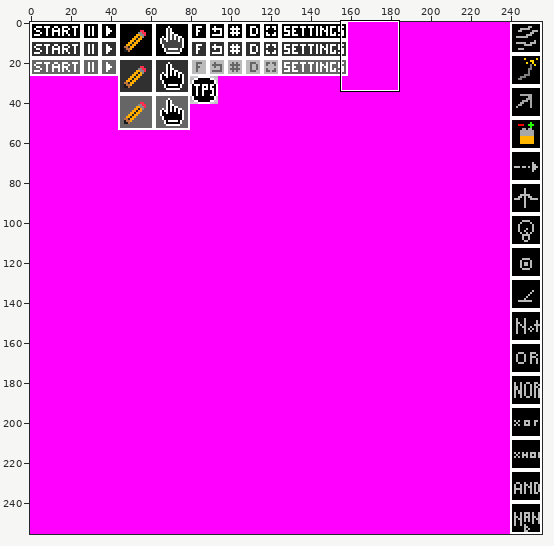
Two states of a sprite sheet, CircuitGrid/res/images/gui_texture.png. The first picture is a wide view before the edit; the outline marks the close-up.
Close-up. Before the commit:
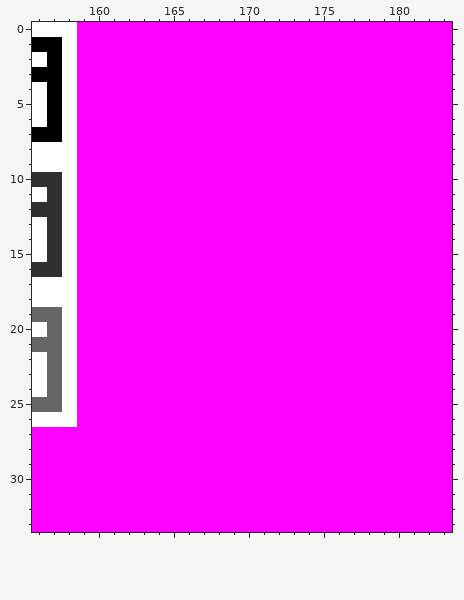
The file is 256x256 pixels. Colours within 5 levels of each other are drawn and written as one. Shown: x 156..183, y 0..33.
Once edited:
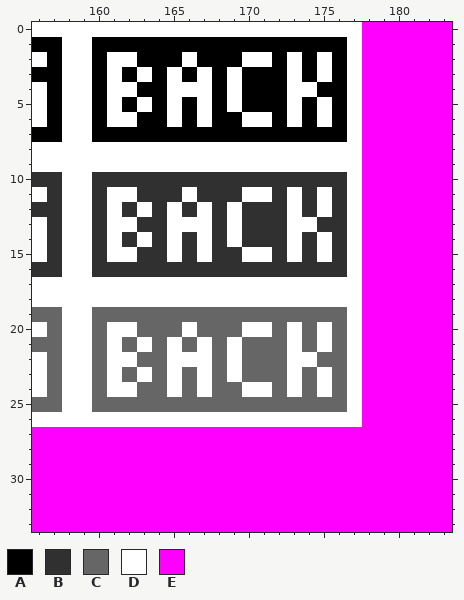
Palette (. is transparent): A #000000  B #303030  C #666666  D #ffffff  E #ff00ff
What changed:
@@ x 156..183 @@
- 0 DDDEEEEEEEEEEEEEEEEEEEEEEEEE
- 1 AADEEEEEEEEEEEEEEEEEEEEEEEEE
- 2 DADEEEEEEEEEEEEEEEEEEEEEEEEE
- 3 AADEEEEEEEEEEEEEEEEEEEEEEEEE
- 4 DADEEEEEEEEEEEEEEEEEEEEEEEEE
- 5 DADEEEEEEEEEEEEEEEEEEEEEEEEE
- 6 DADEEEEEEEEEEEEEEEEEEEEEEEEE
- 7 AADEEEEEEEEEEEEEEEEEEEEEEEEE
- 8 DDDEEEEEEEEEEEEEEEEEEEEEEEEE
- 9 DDDEEEEEEEEEEEEEEEEEEEEEEEEE
-10 BBDEEEEEEEEEEEEEEEEEEEEEEEEE
-11 DBDEEEEEEEEEEEEEEEEEEEEEEEEE
-12 BBDEEEEEEEEEEEEEEEEEEEEEEEEE
-13 DBDEEEEEEEEEEEEEEEEEEEEEEEEE
-14 DBDEEEEEEEEEEEEEEEEEEEEEEEEE
-15 DBDEEEEEEEEEEEEEEEEEEEEEEEEE
-16 BBDEEEEEEEEEEEEEEEEEEEEEEEEE
-17 DDDEEEEEEEEEEEEEEEEEEEEEEEEE
-18 DDDEEEEEEEEEEEEEEEEEEEEEEEEE
-19 CCDEEEEEEEEEEEEEEEEEEEEEEEEE
-20 DCDEEEEEEEEEEEEEEEEEEEEEEEEE
-21 CCDEEEEEEEEEEEEEEEEEEEEEEEEE
-22 DCDEEEEEEEEEEEEEEEEEEEEEEEEE
-23 DCDEEEEEEEEEEEEEEEEEEEEEEEEE
-24 DCDEEEEEEEEEEEEEEEEEEEEEEEEE
-25 CCDEEEEEEEEEEEEEEEEEEEEEEEEE
-26 DDDEEEEEEEEEEEEEEEEEEEEEEEEE
+ 0 DDDDDDDDDDDDDDDDDDDDDDEEEEEE
+ 1 AADDAAAAAAAAAAAAAAAAADEEEEEE
+ 2 DADDADDAAADAAADDADADADEEEEEE
+ 3 AADDADADADADADAAADADADEEEEEE
+ 4 DADDADDAADDDADAAADDAADEEEEEE
+ 5 DADDADADADADADAAADADADEEEEEE
+ 6 DADDADDAADADAADDADADADEEEEEE
+ 7 AADDAAAAAAAAAAAAAAAAADEEEEEE
+ 8 DDDDDDDDDDDDDDDDDDDDDDEEEEEE
+ 9 DDDDDDDDDDDDDDDDDDDDDDEEEEEE
+10 BBDDBBBBBBBBBBBBBBBBBDEEEEEE
+11 DBDDBDDBBBDBBBDDBDBDBDEEEEEE
+12 BBDDBDBDBDBDBDBBBDBDBDEEEEEE
+13 DBDDBDDBBDDDBDBBBDDBBDEEEEEE
+14 DBDDBDBDBDBDBDBBBDBDBDEEEEEE
+15 DBDDBDDBBDBDBBDDBDBDBDEEEEEE
+16 BBDDBBBBBBBBBBBBBBBBBDEEEEEE
+17 DDDDDDDDDDDDDDDDDDDDDDEEEEEE
+18 DDDDDDDDDDDDDDDDDDDDDDEEEEEE
+19 CCDDCCCCCCCCCCCCCCCCCDEEEEEE
+20 DCDDCDDCCCDCCCDDCDCDCDEEEEEE
+21 CCDDCDCDCDCDCDCCCDCDCDEEEEEE
+22 DCDDCDDCCDDDCDCCCDDCCDEEEEEE
+23 DCDDCDCDCDCDCDCCCDCDCDEEEEEE
+24 DCDDCDDCCDCDCCDDCDCDCDEEEEEE
+25 CCDDCCCCCCCCCCCCCCCCCDEEEEEE
+26 DDDDDDDDDDDDDDDDDDDDDDEEEEEE
 27 EEEEEEEEEEEEEEEEEEEEEEEEEEEE
Where, in picture pixels (left, top, right, bottom), the same in both close-ups:
changed: (77, 22, 362, 427)
